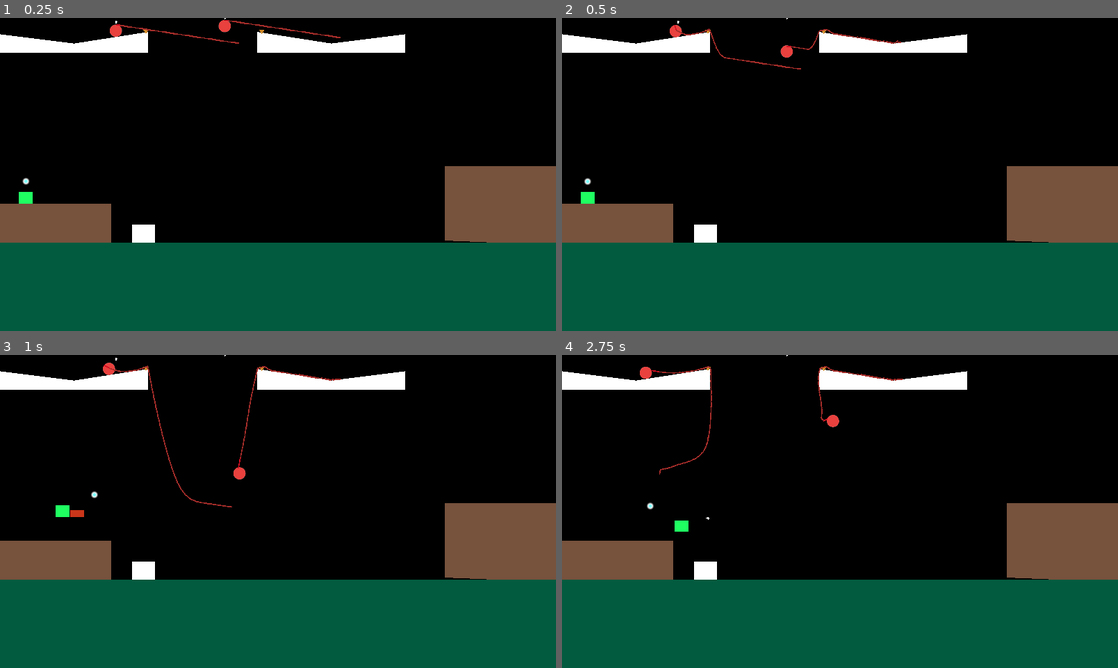
Above: before the commit, frames 1-4 (two rows, left to right).
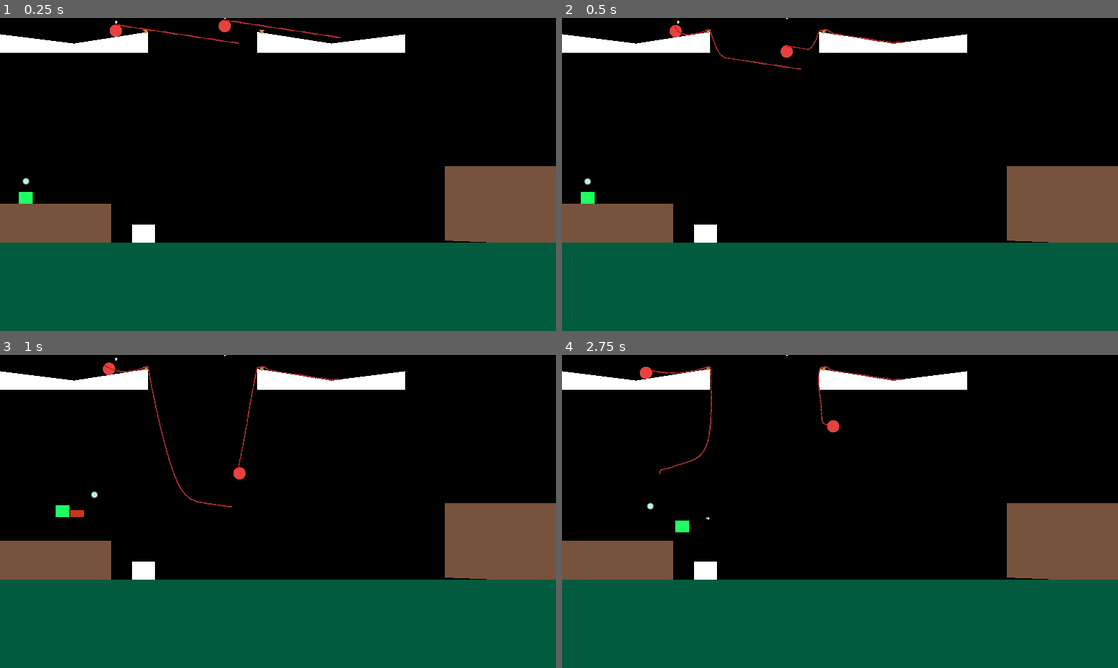
Above: after the commit, the same moments.

Repository: Musa-E/CS422---Group-Project
Game: Godot game, scene res://Levels/TestLevels/RopeSwingTest.tscn
Same seed, same stepped clock (60 frames per second), same inputs: the game is played once before the commit and once after it. This scene is started directly instead of the project's main scene.
Inputs (mouse positions are in pixels of both pictures, inside the frame that each line leads up to):
- Up to frame 1 (0.25 s): no input
- Up to frame 2 (0.5 s): no input
- Up to frame 3 (1 s): tap Enter (ui_accept) at 0.5, 0.77 s; move the mouse to (400, 495) at 0.52 s; hold Right (ui_right) from 0.53 s (still down); hold Right mouse button (grab) from 0.53 s (still down); click (400, 495) at 0.67 s
- Up to frame 4 (2.75 s): move the mouse to (728, 527) at 1.27 s; release Right mouse button (grab) at 1.28 s; click (728, 527) at 1.35 s; tap Enter (ui_accept) at 1.52 s; move the mouse to (895, 442) at 2.02 s; release Right (ui_right) at 2.03 s; hold Left (ui_left) from 2.03 s (still down); hold Right mouse button (grab) from 2.03 s (still down)

Frame 1 is identical in both runs. In frame 2, less than 0.1% of the frame differs, in the area x 20-62%, y 2-10%; in frame 3, less than 0.1%; in frame 4, 0.2%, in the area x 14-62%, y 3-57%.

Commit message:
Added door and buttons, adjusted yarn bias

Diff:
--- /dev/null
+++ b/catandyarn/PuzzleComponents/TreeGate/DoorButton.gd
@@ -0,0 +1,21 @@
+extends Node2D
+
+signal activated(name: String)
+
+@export var active: bool = false
+@export var key: Keys
+@export var button_polygon: Polygon2D
+
+enum Keys {
+	Wind,
+	Earth,
+	Fire,
+	Water
+}
+
+func _on_area_2d_body_entered(body: Node2D) -> void:
+	if active:
+		return
+	emit_signal("activated", str(Keys.keys()[key]))
+	active = true
+	button_polygon.color = Color.WEB_GREEN
--- /dev/null
+++ b/catandyarn/PuzzleComponents/TreeGate/DoorButton.tscn
@@ -0,0 +1,34 @@
+[gd_scene load_steps=4 format=3 uid="uid://dr3x1j50poanp"]
+
+[ext_resource type="Script" path="res://PuzzleComponents/TreeGate/DoorButton.gd" id="1_3nr1g"]
+
+[sub_resource type="RectangleShape2D" id="RectangleShape2D_re575"]
+size = Vector2(48, 24)
+
+[sub_resource type="RectangleShape2D" id="RectangleShape2D_rt1vd"]
+size = Vector2(48, 18)
+
+[node name="DoorButton" type="Node2D" node_paths=PackedStringArray("button_polygon")]
+script = ExtResource("1_3nr1g")
+button_polygon = NodePath("StaticBody2D/Polygon2D")
+
+[node name="StaticBody2D" type="StaticBody2D" parent="."]
+collision_mask = 0
+
+[node name="Polygon2D" type="Polygon2D" parent="StaticBody2D"]
+color = Color(0.74, 0.1924, 0.1924, 1)
+polygon = PackedVector2Array(-24, 0, 24, 0, 24, 24, -24, 24)
+
+[node name="CollisionShape2D" type="CollisionShape2D" parent="StaticBody2D"]
+position = Vector2(0, 12)
+shape = SubResource("RectangleShape2D_re575")
+
+[node name="Area2D" type="Area2D" parent="."]
+collision_layer = 0
+collision_mask = 16
+
+[node name="CollisionShape2D" type="CollisionShape2D" parent="Area2D"]
+position = Vector2(0, 1)
+shape = SubResource("RectangleShape2D_rt1vd")
+
+[connection signal="body_entered" from="Area2D" to="." method="_on_area_2d_body_entered"]
--- a/catandyarn/PuzzleComponents/TreeGate/TreeGate.gd
+++ b/catandyarn/PuzzleComponents/TreeGate/TreeGate.gd
@@ -9,12 +9,20 @@
 	"Wind": false
 }
 
+var colors_dict = {
+	"Water": [Color.NAVY_BLUE, Color.DARK_CYAN],
+	"Earth": [Color.SADDLE_BROWN, Color.BURLYWOOD],
+	"Fire": [Color.DARK_RED, Color.ORANGE_RED],
+	"Wind": [Color.DARK_OLIVE_GREEN, Color.GREEN_YELLOW]
+}
+
 func start_glow(name: String) -> void:
 	var polygon: Polygon2D = get_node(name)
 	var tween = create_tween()
-	tween.tween_property(polygon, "color.v", 80, glow_duration)
+	tween.tween_property(polygon, "color", colors_dict[name][1], glow_duration)
 	tween.tween_interval(0.5)
-	tween.tween_property(polygon, "color.v", 35, glow_duration)
+	tween.tween_property(polygon, "color", colors_dict[name][0], glow_duration)
 	tween.set_loops()
 	tween.parallel()
 	activated_dict[name] = true
+	tween.play()
--- a/catandyarn/PuzzleComponents/TreeGate/TreeGate.tscn
+++ b/catandyarn/PuzzleComponents/TreeGate/TreeGate.tscn
@@ -3,6 +3,7 @@
 [ext_resource type="Script" path="res://PuzzleComponents/TreeGate/TreeGate.gd" id="1_rqeq5"]
 
 [node name="TreeGate" type="Node2D"]
+scale = Vector2(4, 4)
 script = ExtResource("1_rqeq5")
 glow_duration = 0.5
 
--- a/catandyarn/Yarn/yarn.gd
+++ b/catandyarn/Yarn/yarn.gd
@@ -51,7 +51,7 @@
 	next_pinjoint.node_a = rope_segments[-2].get_node("Bone-3").get_path() # guaranteed to exist
 	next_pinjoint.node_b = rope_segments[-1].get_node("Bone-0").get_path()
 	rope_segments[-1].apply_impulse(rope_segments[-2].get_node("Bone-3").linear_velocity, rope_segments[-2].global_position)
-	next_pinjoint.bias = 0.9
+	next_pinjoint.bias = 0.5
 
 	debug_segments += 1
 	if debug_segments >= max_segments and max_segments > -1:
@@ -102,7 +102,7 @@
 				curve.add_point(gpos)
 
 	# draw the line in game if debug is active
-	if use_debug:
+	if use_debug and curve.get_baked_length() > 0:
 		var geom: ImmediateMesh = debug_line_draw.mesh
 		geom.clear_surfaces()
 		geom.surface_begin(Mesh.PRIMITIVE_LINES)
